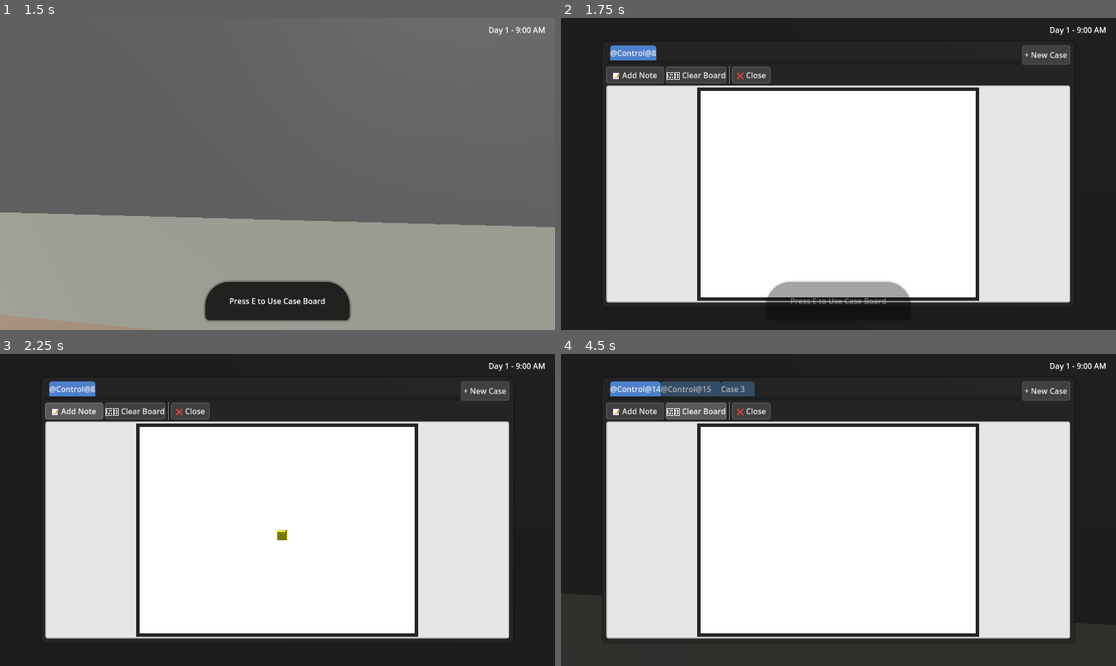
Above: before the commit, frames 1-4 (two rows, left to right).
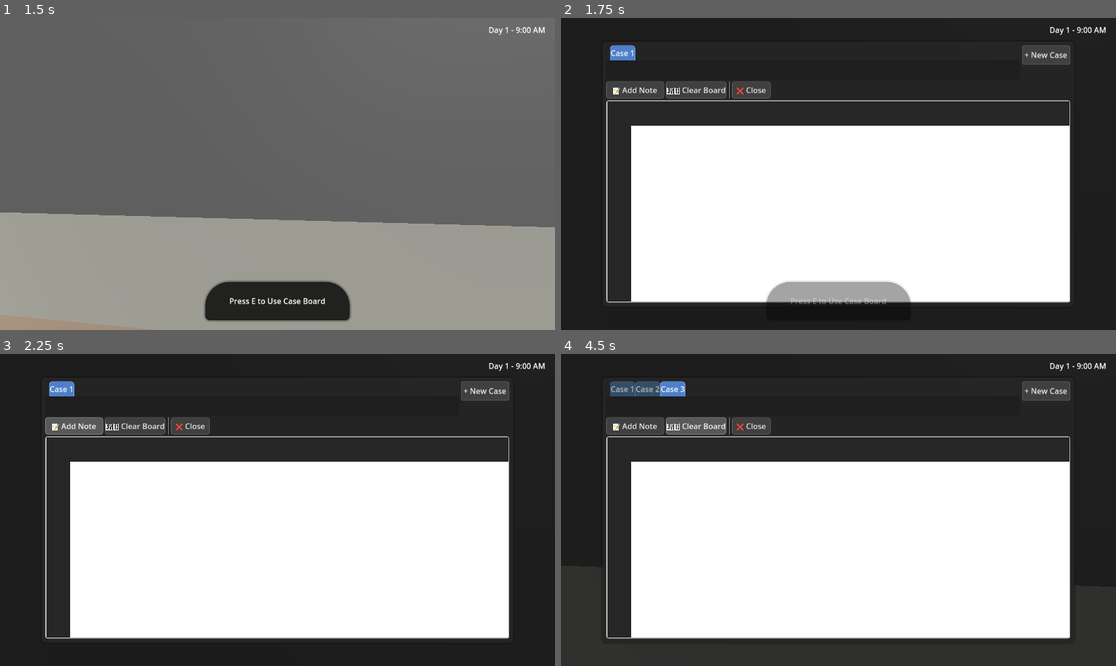
Above: after the commit, the same moments.

Repository: bkhundmiri/motif
Game: Godot game, scene res://scenes/main.tscn
Same seed, same stepped clock (60 frames per second), same inputs: the game is played once before the commit and once after it.
Inputs (mouse positions are in pixels of both pictures, inside the frame that each line leads up to):
- Up to frame 1 (1.5 s): tap Enter (ui_accept) at 0.5, 0.77, 0.8, 1.07, 1.35 s; move the mouse to (305, 174) at 0.52 s; hold E (interact) 0.53-1.28 s; hold W (move_forward) from 0.53 s (still down); click (305, 174) at 0.67 s; move the mouse to (249, 174) at 1.27 s; click (249, 174) at 1.42 s
- Up to frame 2 (1.75 s): keep holding W (move_forward); tap Enter (ui_accept) at 1.52 s; tap E (interact) at 1.55 s
- Up to frame 3 (2.25 s): tap Enter (ui_accept) at 1.82 s; release W (move_forward) at 2 s; click "📝 Add Note" at 2 s
- Up to frame 4 (4.5 s): click "+ New Case" at 2.75 s; click "+ New Case" at 3.5 s; click "🗑️ Clear Board" at 4.25 s

Frame 1 is identical in both runs. In frame 2, 31% of the frame differs, in the area x 8-92%, y 8-91%; in frame 3, 32%; in frame 4, 33%.

Commit message:
zoom + drag fixed, working on tabs

Diff:
--- a/resources/themes/main_theme.tres
+++ b/resources/themes/main_theme.tres
@@ -59,11 +59,31 @@
 
 [sub_resource type="StyleBoxFlat" id="StyleBoxFlat_6"]
 bg_color = Color(0.3, 0.5, 0.8, 1)
+border_width_left = 1
+border_width_top = 1
+border_width_right = 1
+border_width_bottom = 0
+border_color = Color(0.5, 0.7, 1.0, 1)
 corner_radius_top_left = 6
 corner_radius_top_right = 6
 
 [sub_resource type="StyleBoxFlat" id="StyleBoxFlat_7"]
 bg_color = Color(0.2, 0.3, 0.4, 1)
+border_width_left = 1
+border_width_top = 1
+border_width_right = 1
+border_width_bottom = 0
+border_color = Color(0.3, 0.4, 0.5, 1)
+corner_radius_top_left = 6
+corner_radius_top_right = 6
+
+[sub_resource type="StyleBoxFlat" id="StyleBoxFlat_8"]
+bg_color = Color(0.25, 0.4, 0.6, 1)
+border_width_left = 1
+border_width_top = 1
+border_width_right = 1
+border_width_bottom = 0
+border_color = Color(0.4, 0.6, 0.8, 1)
 corner_radius_top_left = 6
 corner_radius_top_right = 6
 
@@ -76,5 +96,9 @@
 Label/colors/font_color = Color(0.9, 0.9, 0.9, 1)
 Panel/styles/panel = SubResource("StyleBoxFlat_1")
 PanelContainer/styles/panel = SubResource("StyleBoxFlat_5")
+TabContainer/colors/font_color = Color(0.9, 0.9, 0.9, 1)
+TabContainer/constants/side_margin = 8
+TabContainer/constants/tab_height = 40
 TabContainer/styles/tab_selected = SubResource("StyleBoxFlat_6")
 TabContainer/styles/tab_unselected = SubResource("StyleBoxFlat_7")
+TabContainer/styles/tab_hovered = SubResource("StyleBoxFlat_8")
--- a/scenes/ui/sticky_note.tscn
+++ b/scenes/ui/sticky_note.tscn
@@ -1,7 +1,13 @@
-[gd_scene load_steps=3 format=3 uid="uid://bj5x6m1n7p4ra"]
+[gd_scene load_steps=6 format=3 uid="uid://bj5x6m1n7p4ra"]
 
 [ext_resource type="Script" uid="uid://b7sir7d8itwos" path="res://scripts/ui/sticky_note.gd" id="1_9k3j7"]
 [ext_resource type="Theme" uid="uid://bwx8qk2m1o4p8" path="res://resources/themes/main_theme.tres" id="2_theme"]
+
+[sub_resource type="StyleBoxEmpty" id="StyleBoxEmpty_1"]
+
+[sub_resource type="StyleBoxEmpty" id="StyleBoxEmpty_2"]
+
+[sub_resource type="StyleBoxEmpty" id="StyleBoxEmpty_3"]
 
 [node name="StickyNote" type="Control"]
 layout_mode = 3
@@ -26,16 +32,23 @@
 anchors_preset = 15
 anchor_right = 1.0
 anchor_bottom = 1.0
-offset_left = 5.0
-offset_top = 25.0
-offset_right = -5.0
-offset_bottom = -5.0
+offset_left = 8.0
+offset_top = 28.0
+offset_right = -8.0
+offset_bottom = -8.0
 grow_horizontal = 2
 grow_vertical = 2
 theme_override_colors/background_color = Color(1, 1, 1, 0)
-theme_override_colors/placeholder_color = Color(0, 0, 0, 0.6)
+theme_override_colors/font_color = Color(0, 0, 0, 1)
+theme_override_colors/placeholder_color = Color(0, 0, 0, 0.5)
+theme_override_colors/selection_color = Color(0.5, 0.5, 1, 0.3)
+theme_override_colors/caret_color = Color(0, 0, 0, 1)
+theme_override_styles/normal = SubResource("StyleBoxEmpty_1")
+theme_override_styles/focus = SubResource("StyleBoxEmpty_2")
+theme_override_styles/read_only = SubResource("StyleBoxEmpty_3")
 placeholder_text = "Type your note here..."
 wrap_mode = 1
+scroll_fit_content_height = true
 
 [node name="DeleteButton" type="Button" parent="Background"]
 layout_mode = 1
--- a/scripts/characters/first_person_controller.gd
+++ b/scripts/characters/first_person_controller.gd
@@ -22,12 +22,18 @@
 @onready var camera_pivot: Node3D = $CameraPivot
 @onready var camera: Camera3D = $CameraPivot/Camera3D
 
+# Manager references
+var game_manager
+
 # Get the gravity from the project settings to be synced with RigidBody nodes
 var gravity = ProjectSettings.get_setting("physics/3d/default_gravity")
 
 func _ready():
 	# Add player to group for interaction detection
 	add_to_group("player")
+
+	# Get game manager reference
+	game_manager = get_node("/root/GameManagerUI")
 
 	# Capture mouse cursor for first-person experience
 	Input.set_mouse_mode(Input.MOUSE_MODE_CAPTURED)
@@ -37,6 +43,16 @@
 		camera_pivot.position = Vector3.ZERO
 
 func _input(event):
+	# Block input when UI is open (except escape key)
+	if game_manager and game_manager.ui_open:
+		# Only allow escape key when UI is open
+		if event.is_action_pressed("ui_cancel"):
+			if Input.get_mouse_mode() == Input.MOUSE_MODE_CAPTURED:
+				Input.set_mouse_mode(Input.MOUSE_MODE_VISIBLE)
+			else:
+				Input.set_mouse_mode(Input.MOUSE_MODE_CAPTURED)
+		return
+
 	# Handle mouse movement for camera rotation
 	if event is InputEventMouseMotion and Input.get_mouse_mode() == Input.MOUSE_MODE_CAPTURED:
 		# Rotate player body horizontally (Y-axis)
@@ -57,6 +73,17 @@
 			Input.set_mouse_mode(Input.MOUSE_MODE_CAPTURED)
 
 func _physics_process(delta):
+	# Block movement when UI is open
+	if game_manager and game_manager.ui_open:
+		# Stop all movement when UI is open
+		velocity.x = move_toward(velocity.x, 0, current_speed)
+		velocity.z = move_toward(velocity.z, 0, current_speed)
+		# Still apply gravity
+		if not is_on_floor():
+			velocity.y -= gravity * delta
+		move_and_slide()
+		return
+
 	# Handle gravity
 	if not is_on_floor():
 		velocity.y -= gravity * delta
@@ -87,6 +114,10 @@
 	move_and_slide()
 
 func _unhandled_input(event):
+	# Block interaction input when UI is open
+	if game_manager and game_manager.ui_open:
+		return
+
 	# Additional input handling for detective-specific actions
 	if event.is_action_pressed("interact"):
 		interact_with_object()
--- a/scripts/managers/game_manager.gd
+++ b/scripts/managers/game_manager.gd
@@ -28,6 +28,11 @@
 # Internal time tracking
 var real_time_elapsed: float = 0.0
 
+# Auto-save system
+var auto_save_timer: Timer
+var auto_save_interval: float = 300.0  # 5 minutes
+var game_save_path: String = "user://game_state.json"
+
 func _ready():
 	# Initialize game time
 	current_hour = start_hour
@@ -35,6 +40,12 @@
 
 	# Set this as an autoload singleton
 	process_mode = Node.PROCESS_MODE_ALWAYS
+
+	# Set up auto-save timer
+	_setup_auto_save_timer()
+
+	# Load saved game state
+	_load_game_state()
 
 	print("Game Manager initialized - Starting time: Day %d, %02d:%02d" % [current_day, current_hour, current_minute])
 	emit_signal("time_changed", current_day, current_hour, current_minute)
@@ -70,6 +81,20 @@
 
 	# Emit time change signal
 	emit_signal("time_changed", current_day, current_hour, current_minute)
+
+func _setup_auto_save_timer():
+	"""Set up the 5-minute auto-save timer for game state"""
+	auto_save_timer = Timer.new()
+	auto_save_timer.wait_time = auto_save_interval
+	auto_save_timer.timeout.connect(_on_auto_save_timer_timeout)
+	auto_save_timer.autostart = true
+	add_child(auto_save_timer)
+	print("GameManager auto-save timer set to %d minutes" % (auto_save_interval / 60))
+
+func _on_auto_save_timer_timeout():
+	"""Auto-save game state every 5 minutes"""
+	_save_game_state()
+	print("GameManager auto-save: %s" % get_full_time_string())
 
 func get_time_string() -> String:
 	"""Get formatted time string"""
@@ -214,6 +239,55 @@
 	current_minute = minute
 	emit_signal("time_changed", current_day, current_hour, current_minute)
 
+func _save_game_state():
+	"""Save game state to disk"""
+	var game_data = {
+		"game_time": {
+			"current_day": current_day,
+			"current_hour": current_hour,
+			"current_minute": current_minute
+		},
+		"version": 1,
+		"saved_at": Time.get_datetime_string_from_system()
+	}
+
+	var file = FileAccess.open(game_save_path, FileAccess.WRITE)
+	if file:
+		file.store_string(JSON.stringify(game_data))
+		file.close()
+	else:
+		print("Error: Could not save game state")
+
+func _load_game_state():
+	"""Load game state from disk"""
+	if not FileAccess.file_exists(game_save_path):
+		print("No game state save file found, using defaults")
+		return
+
+	var file = FileAccess.open(game_save_path, FileAccess.READ)
+	if not file:
+		print("Error: Could not open game state file")
+		return
+
+	var file_content = file.get_as_text()
+	file.close()
+
+	var json = JSON.new()
+	var parse_result = json.parse(file_content)
+
+	if parse_result != OK:
+		print("Error: Could not parse game state file")
+		return
+
+	var game_data = json.data
+
+	if game_data.has("game_time"):
+		var time_data = game_data["game_time"]
+		current_day = time_data.get("current_day", 1)
+		current_hour = time_data.get("current_hour", 9)
+		current_minute = time_data.get("current_minute", 0)
+		print("Game state loaded from save file")
+
 # Debug functions
 func skip_to_time(hour: int, minute: int = 0):
 	"""Skip to a specific time today (for testing)"""
--- a/scripts/ui/case_board_ui.gd
+++ b/scripts/ui/case_board_ui.gd
@@ -42,6 +42,15 @@
 var sticky_notes: Array = []
 var current_case_index: int = 0
 var case_boards: Array = []
+var is_loading: bool = false  # Prevent auto-save during loading
+
+# Auto-save system
+var auto_save_timer: Timer
+var auto_save_interval: float = 300.0  # 5 minutes in seconds
+var needs_save: bool = false  # Track if changes need saving
+
+# Save file path
+var save_file_path: String = "user://case_board_data.json"
 
 # Case management
 class CaseData:
@@ -58,8 +67,11 @@
 	_setup_board()
 	_connect_signals()
 
-	# Initialize with first case
-	_initialize_cases()
+	# Set up auto-save timer
+	_setup_auto_save_timer()
+
+	# Load case board data (GameManager handles game state)
+	_load_case_board_data()
 
 func _setup_ui():
 	"""Set up the main UI layout"""
@@ -90,8 +102,8 @@
 	# Create visual background
 	_create_board_background()
 
-	# Calculate zoom limits and center board
-	call_deferred("_calculate_zoom_limits")
+	# Calculate zoom limits and center board immediately
+	_calculate_zoom_limits()
 
 func _create_board_background():
 	"""Create the visual board background with borders"""
@@ -170,12 +182,29 @@
 	# Handle input
 	set_process_unhandled_input(true)
 
+func _setup_auto_save_timer():
+	"""Set up the 5-minute auto-save timer"""
+	auto_save_timer = Timer.new()
+	auto_save_timer.wait_time = auto_save_interval
+	auto_save_timer.timeout.connect(_on_auto_save_timer_timeout)
+	auto_save_timer.autostart = true
+	add_child(auto_save_timer)
+	print("Auto-save timer set to %d minutes" % (auto_save_interval / 60))
+
 func _unhandled_input(event):
-	"""Handle zoom, pan, and other input"""
+	"""Handle zoom, pan, and tab input"""
 	# Handle escape key
 	if event.is_action_pressed("ui_cancel"):
 		_close_case_board()
 		return
+
+	# Handle tab input for renaming
+	if _handle_tab_input(event):
+		return  # Tab input was handled
+
+	# Handle tab tooltips on mouse motion
+	if event is InputEventMouseMotion:
+		_handle_tab_tooltips(event)
 
 	# Only handle board input if mouse is over viewport
 	if not _is_mouse_over_viewport():
@@ -215,6 +244,48 @@
 	var viewport_rect = board_viewport.get_global_rect()
 	return viewport_rect.has_point(mouse_pos)
 
+func _handle_tab_input(event) -> bool:
+	"""Handle input for tab renaming. Returns true if event was handled."""
+	if event is InputEventMouseButton and event.pressed:
+		var mouse_pos = get_global_mouse_position()
+		var tab_rect = case_tabs_control.get_global_rect()
+
+		# Check if mouse is over tab area
+		if tab_rect.has_point(mouse_pos):
+			var local_pos = mouse_pos - tab_rect.position
+			var tab_index = _get_tab_at_position(local_pos)
+
+			if tab_index >= 0 and tab_index < case_boards.size():
+				if event.button_index == MOUSE_BUTTON_RIGHT:
+					print("Right-click detected on tab %d" % tab_index)
+					_show_rename_dialog(tab_index)
+					return true
+				elif event.button_index == MOUSE_BUTTON_LEFT and event.double_click:
+					print("Double-click detected on tab %d" % tab_index)
+					_show_rename_dialog(tab_index)
+					return true
+
+	return false
+
+func _handle_tab_tooltips(_event: InputEventMouseMotion):
+	"""Handle tooltip display for tabs"""
+	var mouse_pos = get_global_mouse_position()
+	var tab_rect = case_tabs_control.get_global_rect()
+
+	# Check if mouse is over tab area
+	if tab_rect.has_point(mouse_pos):
+		var local_pos = mouse_pos - tab_rect.position
+		var tab_index = _get_tab_at_position(local_pos)
+
+		if tab_index >= 0 and tab_index < case_boards.size():
+			var case_name = case_boards[tab_index].name
+			var tab_tooltip = "%s\n(Right-click or double-click to rename)" % case_name
+			case_tabs_control.tooltip_text = tab_tooltip
+		else:
+			case_tabs_control.tooltip_text = ""
+	else:
+		case_tabs_control.tooltip_text = ""
+
 func _zoom_at_cursor(delta: float, cursor_pos: Vector2):
 	"""Zoom at cursor position with strict canvas boundary constraints"""
 	var old_zoom = zoom_level
@@ -358,6 +429,10 @@
 	board_content.add_child(sticky_note)
 	sticky_notes.append(sticky_note)
 
+	# Mark that changes need saving (but not during loading)
+	if not is_loading:
+		needs_save = true
+
 func _find_available_position(desired_position: Vector2) -> Vector2:
 	"""Find available position for new note, avoiding overlaps and staying in canvas"""
 	var note_size = Vector2(150, 150)
@@ -400,27 +475,53 @@
 		_update_case_tabs()
 
 func _update_case_tabs():
-	"""Update case tab display"""
-	# Clear existing tabs by removing children
+	"""Update case tab display using proper Godot 4 methods"""
+	# Temporarily disconnect tab change signal to prevent interference
+	if case_tabs_control.is_connected("tab_changed", _on_case_tab_changed):
+		case_tabs_control.disconnect("tab_changed", _on_case_tab_changed)
+
+	# Clear existing tabs completely
 	for child in case_tabs_control.get_children():
+		case_tabs_control.remove_child(child)
 		child.queue_free()
 
-	# Add tabs for each case
+	# Add tabs for each case with improved styling
 	for i in range(case_boards.size()):
 		var tab = Control.new()
-		tab.name = case_boards[i].name
+		tab.custom_minimum_size = Vector2(120, 40)  # Fixed size to prevent hover resize
+		tab.tooltip_text = "Right-click or double-click to rename"  # Add helpful tooltip
 		case_tabs_control.add_child(tab)
+
+		# Set title and make it editable
+		case_tabs_control.set_tab_title(i, case_boards[i].name)
+
+		# Add double-click to rename functionality
+		_setup_tab_rename(i)
 
 	# Set current tab
 	if current_case_index < case_tabs_control.get_tab_count():
 		case_tabs_control.current_tab = current_case_index
 
+	# Reconnect the signal
+	case_tabs_control.connect("tab_changed", _on_case_tab_changed)
+
+func _setup_tab_rename(_tab_index: int):
+	"""Set up double-click to rename functionality for a tab"""
+	# Tab rename functionality is handled by _unhandled_input and _handle_tab_input
+	# This function exists for consistency but the actual implementation
+	# is in the input handling system since TabContainer doesn't expose
+	# individual tab button signals properly
+	pass
+
 # Signal handlers
 func _on_close_button_pressed():
 	_close_case_board()
 
 func _close_case_board():
+	print("Closing case board...")
 	_save_current_case_state()
+	_save_all_game_data()  # Save everything before closing
+	print("Case board closed and saved")
 	emit_signal("case_board_closed")
 
 func _on_add_note_pressed():
@@ -437,16 +538,90 @@
 func _on_case_tab_changed(tab_index: int):
 	_switch_to_case(tab_index)
 
+func _on_tab_renamed(tab_index: int, new_name: String):
+	"""Handle tab rename event"""
+	if tab_index >= 0 and tab_index < case_boards.size():
+		case_boards[tab_index].name = new_name
+		needs_save = true  # Mark for auto-save
+		print("Renamed case %d to: '%s'" % [tab_index, new_name])
+
+func _get_tab_at_position(pos: Vector2) -> int:
+	"""Get tab index at mouse position"""
+	var tab_count = case_tabs_control.get_tab_count()
+	if tab_count == 0:
+		return -1
+
+	# Calculate tab width based on actual TabContainer size
+	var total_width = case_tabs_control.size.x
+	var tab_width = total_width / tab_count
+	var tab_index = int(pos.x / tab_width)
+
+	# Add debug info
+	print("Tab detection: pos=%s, tab_width=%.1f, calculated_index=%d, total_tabs=%d" % [pos, tab_width, tab_index, tab_count])
+
+	return clamp(tab_index, 0, tab_count - 1)
+
+func _show_rename_dialog(tab_index: int):
+	"""Show dialog to rename a case tab"""
+	if tab_index < 0 or tab_index >= case_boards.size():
+		print("Invalid tab index for rename: %d" % tab_index)
+		return
+
+	print("Showing rename dialog for tab %d ('%s')" % [tab_index, case_boards[tab_index].name])
+
+	# Create a simple input dialog
+	var dialog = AcceptDialog.new()
+	dialog.title = "Rename Case"
+	dialog.size = Vector2(300, 150)
+
+	var vbox = VBoxContainer.new()
+	dialog.add_child(vbox)
+
+	var label = Label.new()
+	label.text = "Enter new name for case:"
+	vbox.add_child(label)
+
+	var line_edit = LineEdit.new()
+	line_edit.text = case_boards[tab_index].name
+	line_edit.select_all()
+	vbox.add_child(line_edit)
+
+	# Position dialog in center
+	get_tree().current_scene.add_child(dialog)
+	dialog.popup_centered()
+	line_edit.grab_focus()  # Ensure the input field is focused
+
+	print("Rename dialog should now be visible")
+
+	# Handle dialog result
+	dialog.connect("confirmed", func():
+		var new_name = line_edit.text.strip_edges()
+		if new_name != "":
+			print("Dialog confirmed with new name: '%s'" % new_name)
+			_on_tab_renamed(tab_index, new_name)
+			_update_case_tabs()
+		else:
+			print("Dialog confirmed but name was empty")
+		dialog.queue_free()
+	)
+
+	# Clean up dialog when cancelled
+	dialog.connect("cancelled", func():
+		print("Rename dialog was cancelled")
+		dialog.queue_free()
+	)
+
 func _on_sticky_note_moved(_note: StickyNote, _new_position: Vector2):
-	pass  # Auto-saved through case state
+	needs_save = true  # Mark for next auto-save
 
 func _on_sticky_note_deleted(note: StickyNote):
 	if note in sticky_notes:
 		sticky_notes.erase(note)
 	note.queue_free()
+	needs_save = true  # Mark for next auto-save
 
 func _on_sticky_note_edited(_note: StickyNote, _new_text: String):
-	pass  # Auto-saved through case state
+	needs_save = true  # Mark for next auto-save
 
 # Case management implementation
 func _create_new_case():
@@ -459,39 +634,184 @@
 
 	_clear_all_notes()
 	_update_case_tabs()
+	needs_save = true  # Mark for save
+
+	# Show hint about renaming for new users
+	print("New case created: '%s' (Right-click or double-click tab to rename)" % case_name)
 
 func _switch_to_case(case_index: int):
 	if case_index >= 0 and case_index < case_boards.size():
 		_save_current_case_state()
 		current_case_index = case_index
 		_load_case_state(case_boards[current_case_index])
+		needs_save = true  # Mark for save
 
 func _save_current_case_state():
 	if current_case_index >= 0 and current_case_index < case_boards.size():
 		var case_data = case_boards[current_case_index]
+		print("Saving to case %d ('%s'): %d notes found" % [current_case_index, case_data.name, sticky_notes.size()])
 		case_data.notes.clear()
 
 		for note in sticky_notes:
 			if note and is_instance_valid(note):
-				case_data.notes.append(note.get_save_data())
+				var note_data = note.get_save_data()
+				case_data.notes.append(note_data)
+				print("Saved note: '%s' at %s" % [note_data.text, note_data.position])
+	else:
+		print("ERROR: Cannot save case state - invalid case index %d" % current_case_index)
 
 func _load_case_state(case_data: CaseData):
+	is_loading = true  # Prevent auto-save during loading
 	_clear_all_notes()
 
+	print("Loading case '%s': %d notes to restore" % [case_data.name, case_data.notes.size()])
 	for note_data in case_data.notes:
-		var note_pos = note_data.get("position", Vector2.ZERO)
-		note_pos -= Vector2(border_size, border_size)  # Adjust for border
+		# Handle position data - could be Vector2 or string representation
+		var note_pos = Vector2.ZERO
+		var pos_data = note_data.get("position", Vector2.ZERO)
+
+		if pos_data is Vector2:
+			note_pos = pos_data
+		elif pos_data is Dictionary and pos_data.has("x") and pos_data.has("y"):
+			# JSON converts Vector2 to dictionary with x, y keys
+			note_pos = Vector2(pos_data["x"], pos_data["y"])
+		elif pos_data is String:
+			# Handle string representation like "(200, 150)"
+			var cleaned = pos_data.strip_edges().replace("(", "").replace(")", "")
+			var parts = cleaned.split(",")
+			if parts.size() >= 2:
+				note_pos = Vector2(float(parts[0].strip_edges()), float(parts[1].strip_edges()))
+		else:
+			print("Warning: Invalid position data type: %s" % typeof(pos_data))
+			note_pos = Vector2.ZERO
 
 		var note_text = note_data.get("text", "")
+		print("Loading note: '%s' at %s" % [note_text, note_pos])
 		add_sticky_note(note_pos, note_text)
 
 		if not sticky_notes.is_empty():
 			var last_note = sticky_notes[-1]
 			if note_data.has("color_index"):
 				last_note.set_note_color(note_data["color_index"])
+	print("Case '%s' loaded: %d notes restored" % [case_data.name, sticky_notes.size()])
+	is_loading = false  # Re-enable auto-save
 
 func _clear_all_notes():
 	for note in sticky_notes:
 		if note and is_instance_valid(note):
 			note.queue_free()
 	sticky_notes.clear()
+
+# Save/Load functionality
+func _save_case_board_data():
+	"""Save all case board data to disk"""
+	_save_current_case_state()  # Ensure current state is saved
+
+	var save_data = {
+		"cases": [],
+		"current_case_index": current_case_index,
+		"version": 1
+	}
+
+	# Save each case
+	print("Saving %d cases to disk:" % case_boards.size())
+	for i in range(case_boards.size()):
+		var case_data = case_boards[i]
+		var case_save_data = {
+			"name": case_data.name,
+			"notes": case_data.notes.duplicate(),
+			"board_data": case_data.board_data.duplicate()
+		}
+		save_data["cases"].append(case_save_data)
+		print("  Case %d: '%s' with %d notes" % [i, case_data.name, case_data.notes.size()])
+
+	# Write to file
+	var file = FileAccess.open(save_file_path, FileAccess.WRITE)
+	if file:
+		file.store_string(JSON.stringify(save_data))
+		file.close()
+		print("Case board data saved successfully to: %s" % save_file_path)
+	else:
+		print("Error: Could not save case board data")
+
+func _load_case_board_data():
+	"""Load case board data from disk"""
+	if not FileAccess.file_exists(save_file_path):
+		print("No save file found, initializing with first case")
+		_initialize_cases()
+		return
+
+	var file = FileAccess.open(save_file_path, FileAccess.READ)
+	if not file:
+		print("Error: Could not open save file, initializing with first case")
+		_initialize_cases()
+		return
+
+	var file_content = file.get_as_text()
+	file.close()
+
+	var json = JSON.new()
+	var parse_result = json.parse(file_content)
+
+	if parse_result != OK:
+		print("Error: Could not parse save file, initializing with first case")
+		_initialize_cases()
+		return
+
+	var save_data = json.data
+
+	# Validate save data
+	if not save_data.has("cases") or not save_data.has("current_case_index"):
+		print("Error: Invalid save file format, initializing with first case")
+		_initialize_cases()
+		return
+
+	# Load cases
+	case_boards.clear()
+	for i in range(save_data["cases"].size()):
+		var case_info = save_data["cases"][i]
+		var case_data = CaseData.new(case_info["name"])
+		case_data.notes = case_info["notes"].duplicate()
+		case_data.board_data = case_info.get("board_data", {}).duplicate()
+		case_boards.append(case_data)
+		print("Loaded case %d: '%s' with %d notes" % [i, case_data.name, case_data.notes.size()])
+
+	# Set current case index
+	current_case_index = save_data["current_case_index"]
+	if current_case_index >= case_boards.size():
+		current_case_index = 0
+	print("Setting current case index to: %d" % current_case_index)
+
+	# Update UI
+	_update_case_tabs()
+
+	# Load current case state
+	if not case_boards.is_empty():
+		print("About to load case %d ('%s')" % [current_case_index, case_boards[current_case_index].name])
+		_load_case_state(case_boards[current_case_index])
+		print("Case board data loaded successfully: %d cases" % case_boards.size())
+	else:
+		print("No cases found in save file, initializing with first case")
+		_initialize_cases()
+
+func _save_all_game_data():
+	"""Save all game data including case board and game clock"""
+	_save_case_board_data()
+	# GameManager handles its own save automatically
+
+func _auto_save_case_state():
+	"""Auto-save case state after changes"""
+	if is_loading or not needs_save:
+		return  # Don't auto-save during loading or if no changes
+	_save_current_case_state()
+	_save_all_game_data()
+	needs_save = false
+	print("Auto-save completed")
+
+func _on_auto_save_timer_timeout():
+	"""Called every 5 minutes to auto-save"""
+	if needs_save:
+		print("5-minute auto-save triggered")
+		_auto_save_case_state()
+	else:
+		print("5-minute timer: no changes to save")
--- a/scripts/ui/sticky_note.gd
+++ b/scripts/ui/sticky_note.gd
@@ -161,10 +161,12 @@
 
 func get_save_data() -> Dictionary:
 	"""Get data for saving this note"""
+	# Save position relative to canvas (subtract border offset)
+	var canvas_position = position - Vector2(50, 50)  # border_size = 50
 	return {
 		"id": note_id,
 		"text": get_note_text(),
-		"position": global_position,
+		"position": {"x": canvas_position.x, "y": canvas_position.y},  # Save as dictionary for JSON compatibility
 		"color_index": current_color_index
 	}
 
--- /dev/null
+++ b/test_tab_rename.gd
@@ -0,0 +1,18 @@
+# Test script to verify tab rename functionality
+# This script can be attached to a test scene to verify the case board tab rename works
+
+extends Control
+
+func _ready():
+	print("=== Tab Rename Test ===")
+	print("Instructions for testing:")
+	print("1. Open the case board (press C)")
+	print("2. Right-click on a tab to rename it")
+	print("3. Double-click on a tab to rename it")
+	print("4. Hover over tabs to see tooltips")
+	print("========================")
+
+func _input(event):
+	if event.is_action_pressed("ui_accept"):
+		print("Debug: Case board should be accessible in the apartment scene")
+		print("Make sure you're interacting with the case board entity in the apartment")
Not shown: 1 places in resources/themes/main_theme.tres that only renumber resources
Not shown, added: test_tab_rename.gd.uid
